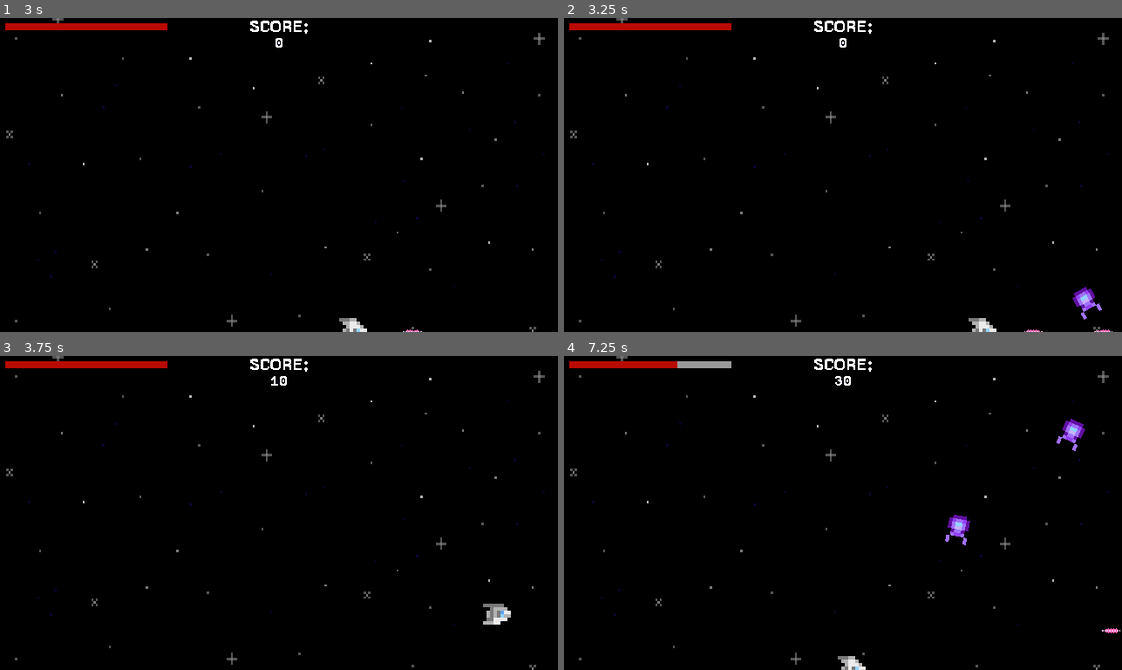
Above: before the commit, frames 1-4 (two rows, left to right).
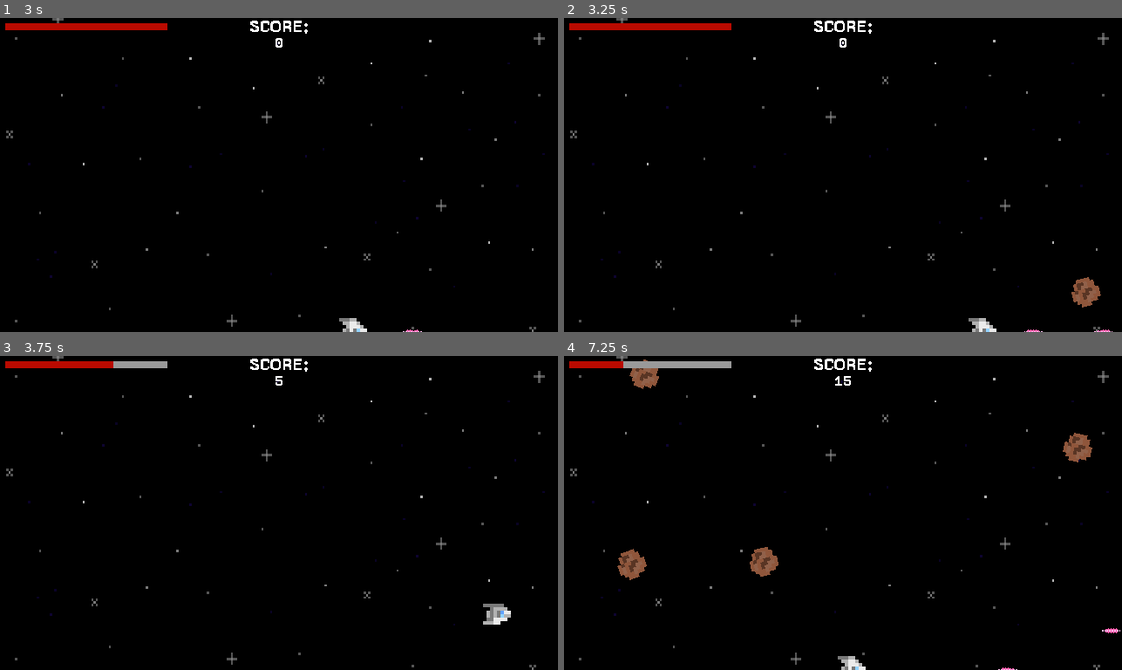
Above: after the commit, the same moments.

Repository: EwBax/dont-get-blasted
Game: Godot game, scene res://Scenes/main.tscn
Same seed, same stepped clock (60 frames per second), same inputs: the game is played once before the commit and once after it.
Inputs (mouse positions are in pixels of both pictures, inside the frame that each line leads up to):
- Up to frame 1 (3 s): click "START" at 0.5 s; tap Enter at 1.25 s; move the mouse to (401, 159) at 1.27 s; press the mouse at (401, 159) at 1.28 s; hold D (move_right) 1.28-2.03 s; move the mouse to (167, 190) at 2.02 s; release the mouse at (167, 190) at 2.03 s; hold S (move_down) 2.03-2.78 s; click (167, 190) at 2.1 s; move the mouse to (334, 105) at 2.77 s; press the mouse at (334, 105) at 2.78 s; hold D (move_right) from 2.78 s (still down)
- Up to frame 2 (3.25 s): keep holding D (move_right)
- Up to frame 3 (3.75 s): move the mouse to (251, 575) at 3.52 s; release D (move_right) at 3.53 s; release the mouse at (251, 575) at 3.53 s; hold W (move_up) from 3.53 s (still down); click (251, 575) at 3.6 s
- Up to frame 4 (7.25 s): move the mouse to (1010, 560) at 4.27 s; release W (move_up) at 4.28 s; press the mouse at (1010, 560) at 4.28 s; hold A (move_left) 4.28-5.78 s; move the mouse to (675, 465) at 5.02 s; release the mouse at (675, 465) at 5.03 s; click (675, 465) at 5.1 s; move the mouse to (870, 513) at 5.77 s; press the mouse at (870, 513) at 5.78 s; hold S (move_down) 5.78-6.53 s; move the mouse to (759, 434) at 6.52 s; release the mouse at (759, 434) at 6.53 s; hold D (move_right) from 6.53 s (still down); click (759, 434) at 6.6 s

Frame 1 is identical in both runs. In frame 2, 0.4% of the frame differs, in the area x 90-97%, y 82-97%; in frame 3, 0.3%; in frame 4, 2.0%, in the area x 9-95%, y 1-100%.

Commit message:
new asteroid and start on enemy scene

Diff:
--- a/Scenes/asteroid.tscn
+++ b/Scenes/asteroid.tscn
@@ -1,17 +1,13 @@
-[gd_scene load_steps=6 format=3 uid="uid://cjab500uch653"]
+[gd_scene load_steps=5 format=3 uid="uid://cjab500uch653"]
 
 [ext_resource type="Script" path="res://Scripts/asteroid.gd" id="1_liw46"]
-[ext_resource type="Texture2D" uid="uid://ba8hkjsw5bdyw" path="res://Art/SpaceShooterAssetPack_Ships.png" id="2_3y716"]
-
-[sub_resource type="AtlasTexture" id="AtlasTexture_hkgk5"]
-atlas = ExtResource("2_3y716")
-region = Rect2(40, 40, 8, 8)
+[ext_resource type="Texture2D" uid="uid://c1u48a2t4ahm2" path="res://Art/Asteroid.png" id="2_brae6"]
 
 [sub_resource type="SpriteFrames" id="SpriteFrames_ymak2"]
 animations = [{
 "frames": [{
 "duration": 1.0,
-"texture": SubResource("AtlasTexture_hkgk5")
+"texture": ExtResource("2_brae6")
 }],
 "loop": true,
 "name": &"default",
--- /dev/null
+++ b/Scenes/enemy_ship.tscn
@@ -0,0 +1,55 @@
+[gd_scene load_steps=7 format=3 uid="uid://b7xas3g646acg"]
+
+[ext_resource type="Script" path="res://Scripts/enemy_ship.gd" id="1_o7dvd"]
+[ext_resource type="Texture2D" uid="uid://ba8hkjsw5bdyw" path="res://Art/SpaceShooterAssetPack_Ships.png" id="1_rhjid"]
+
+[sub_resource type="AtlasTexture" id="AtlasTexture_j46w7"]
+atlas = ExtResource("1_rhjid")
+region = Rect2(0, 32, 8, 8)
+
+[sub_resource type="AtlasTexture" id="AtlasTexture_jssex"]
+atlas = ExtResource("1_rhjid")
+region = Rect2(16, 32, 8, 8)
+
+[sub_resource type="AtlasTexture" id="AtlasTexture_iwvf8"]
+atlas = ExtResource("1_rhjid")
+region = Rect2(8, 32, 8, 8)
+
+[sub_resource type="SpriteFrames" id="SpriteFrames_o58n6"]
+animations = [{
+"frames": [{
+"duration": 1.0,
+"texture": SubResource("AtlasTexture_j46w7")
+}],
+"loop": true,
+"name": &"bank port",
+"speed": 5.0
+}, {
+"frames": [{
+"duration": 1.0,
+"texture": SubResource("AtlasTexture_jssex")
+}],
+"loop": true,
+"name": &"bank_starboard",
+"speed": 5.0
+}, {
+"frames": [{
+"duration": 1.0,
+"texture": SubResource("AtlasTexture_iwvf8")
+}],
+"loop": true,
+"name": &"fly",
+"speed": 5.0
+}]
+
+[node name="EnemyShip" type="RigidBody2D"]
+script = ExtResource("1_o7dvd")
+
+[node name="AnimatedSprite2D" type="AnimatedSprite2D" parent="."]
+sprite_frames = SubResource("SpriteFrames_o58n6")
+animation = &"fly"
+
+[node name="CollisionPolygon2D" type="CollisionPolygon2D" parent="."]
+polygon = PackedVector2Array(1, -4, 1, 0, -1, 0, -1, -4, -2, -4, -4, 0, -4, 2, -2, 4, 2, 4, 4, 2, 4, 0, 2, -4)
+
+[node name="TargetPosition" type="Node2D" parent="."]
--- a/Scripts/asteroid.gd
+++ b/Scripts/asteroid.gd
@@ -9,7 +9,7 @@
 
 
 func _on_body_entered(body):
-	if (body.is_in_group("friendly")):
+	if body.is_in_group("friendly"):
 		get_tree().call_group("score_tracker", "add_points", point_value)
 	destroy()
 
--- /dev/null
+++ b/Scripts/enemy_ship.gd
@@ -0,0 +1,28 @@
+extends RigidBody2D
+
+
+@export var max_move_distance = 50
+@export var point_value = 15
+@export var hit_point_maximum = 2
+var hit_points = hit_point_maximum
+var screen_size
+# the farthest left on the screen that the enemy will go
+var x_min
+
+func _ready():
+	# getting the screen size for player bounds
+	screen_size = get_viewport_rect().size
+	# limiting enemy to rightmost third of screen
+	x_min = screen_size.x * .67
+
+func _on_body_entered(body):
+	if body.is_in_group("friendly"):
+		hit_points -= 1
+		# make some kind of visual indication that it was hit
+		if hit_points == 0:
+			get_tree().call_group("score_tracker", "add_points", point_value)
+			destroy()
+
+
+# picks a random direction to move in, making sure not to go off screen
+func random_direction():
--- a/Scripts/main.gd
+++ b/Scripts/main.gd
@@ -22,14 +22,14 @@
 	# setting the direction perpendicular to the spawn path
 	var direction = asteroid_spawn_location.rotation + PI / 2
 	# adding some randomness
-	direction += randf_range(-PI / 4, PI / 4)
+	direction += randf_range(-PI / 8, PI / 8)
 
 	# setting the position and directoin of the asteroid
 	asteroid.position = asteroid_spawn_location.position
 	asteroid.rotation = direction
 
 	# Choose the velocity for the asteroid
-	var velocity = Vector2(randf_range(150.0, 250.0), 0.0)
+	var velocity = Vector2(randf_range(150.0, 200.0), 0.0)
 	asteroid.linear_velocity = velocity.rotated(direction)
 
 	# spawning the asteroid
Binary file added: Art/Asteroid.png
Not shown, added: Art/Asteroid.png.import
